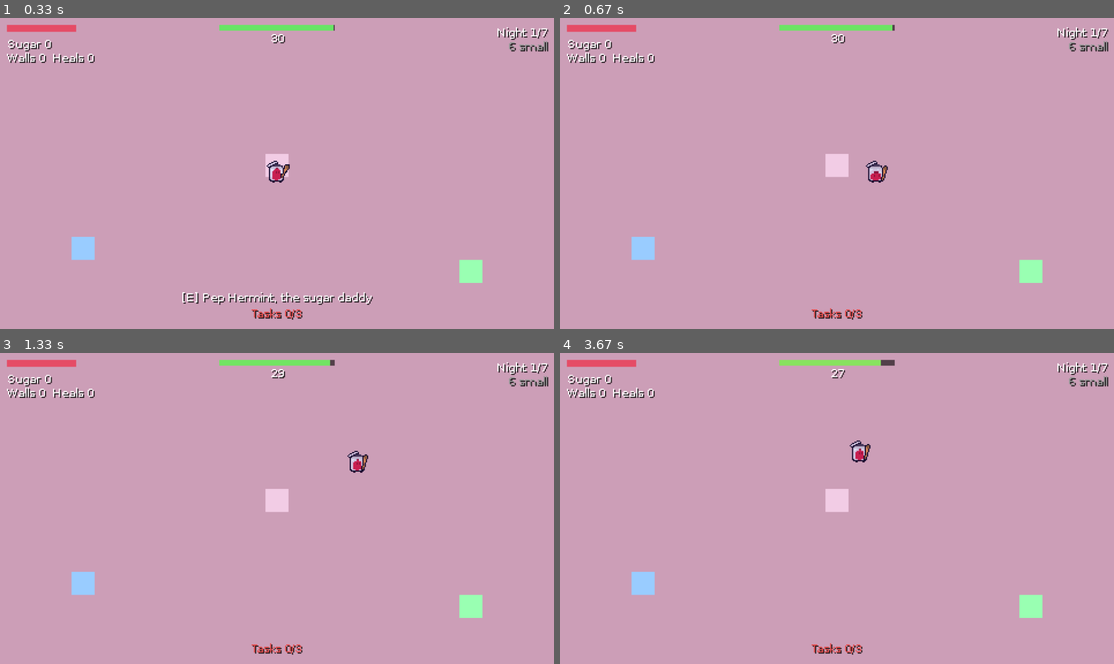
Above: before the commit, frames 1-4 (two rows, left to right).
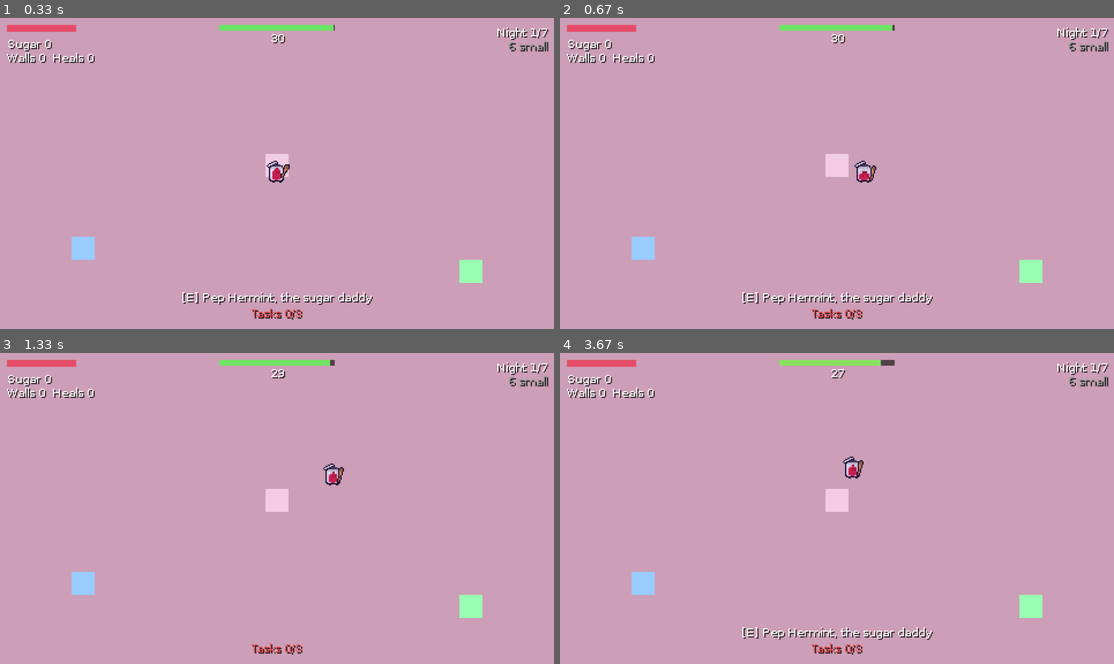
Above: after the commit, the same moments.

Repository: Lallethu/journey-trough-jhell
Game: LÖVE game, started from main.lua
The game is run twice, just before and just after one commit, with the same random seed, the same clock (stepped at 60 frames per second) and the same inputs.
Inputs (mouse positions are in pixels of both pictures, inside the frame that each line leads up to):
- Up to frame 1 (0.33 s): no input
- Up to frame 2 (0.67 s): hold Right from 0.33 s (still down); move the mouse to (814, 185) at 0.37 s
- Up to frame 3 (1.33 s): release Right at 0.8 s; hold Up 0.88-1.18 s; move the mouse to (454, 499) at 0.92 s; hold Right from 1.22 s (still down); move the mouse to (277, 527) at 1.25 s
- Up to frame 4 (3.67 s): release Right at 1.68 s; hold Left 1.72-2.25 s; move the mouse to (704, 511) at 1.75 s; hold Down 2.28-2.58 s; move the mouse to (892, 576) at 2.32 s; hold Left 2.62-3.02 s; move the mouse to (665, 583) at 2.65 s; hold Up 3.05-3.42 s; move the mouse to (920, 399) at 3.08 s; hold Right from 3.45 s (still down); move the mouse to (1041, 617) at 3.48 s

Frame 1 is identical in both runs. In frame 2, 0.9% of the frame differs, in the area x 32-68%, y 45-93%; in frame 3, 0.4%; in frame 4, 1.0%, in the area x 32-68%, y 28-93%.

Commit message:
Tweak values

Diff:
--- a/src/data/player.lua
+++ b/src/data/player.lua
@@ -3,14 +3,15 @@
   HALF             = 0,
   MAX_HP           = 100,
   BASE_HEAL_AMOUNT = 10,
-  MAX_SPEED        = 130,
+  MAX_SPEED        = 92,
   ACCELERATION     = 12,
   FRICTION         = 10,
   COLOR            = { 1, 1, 1, 1 },
   HIT_DURATION     = 0.9,
   HURT_RADIUS      = 0,
   ATTACK_RADIUS    = 22.67,
-  ATTACK_COOLDOWN  = 0.27,
+  ATTACK_COOLDOWN  = 0.33,
+  ATTACK_BUFFER    = 0.15,
   ATTACK_DAMAGE    = 1.78,
   ATTACK_REACH     = 12,
   INTERACT_REACH   = 24,
